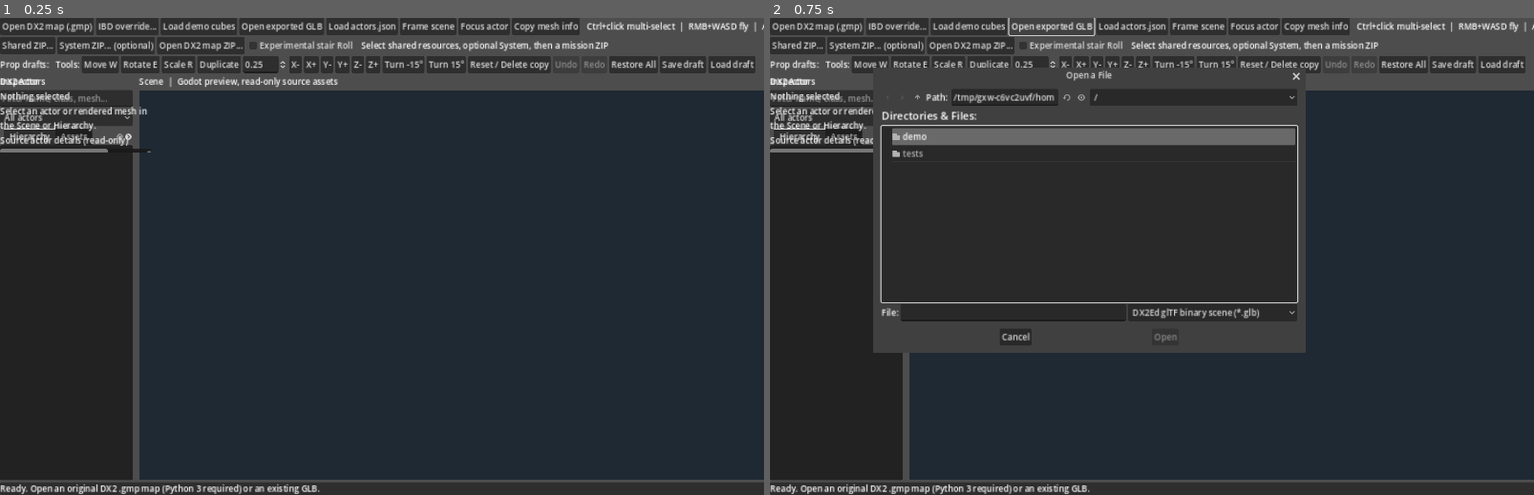
Above: before the commit, frames 1-2 (left to right).
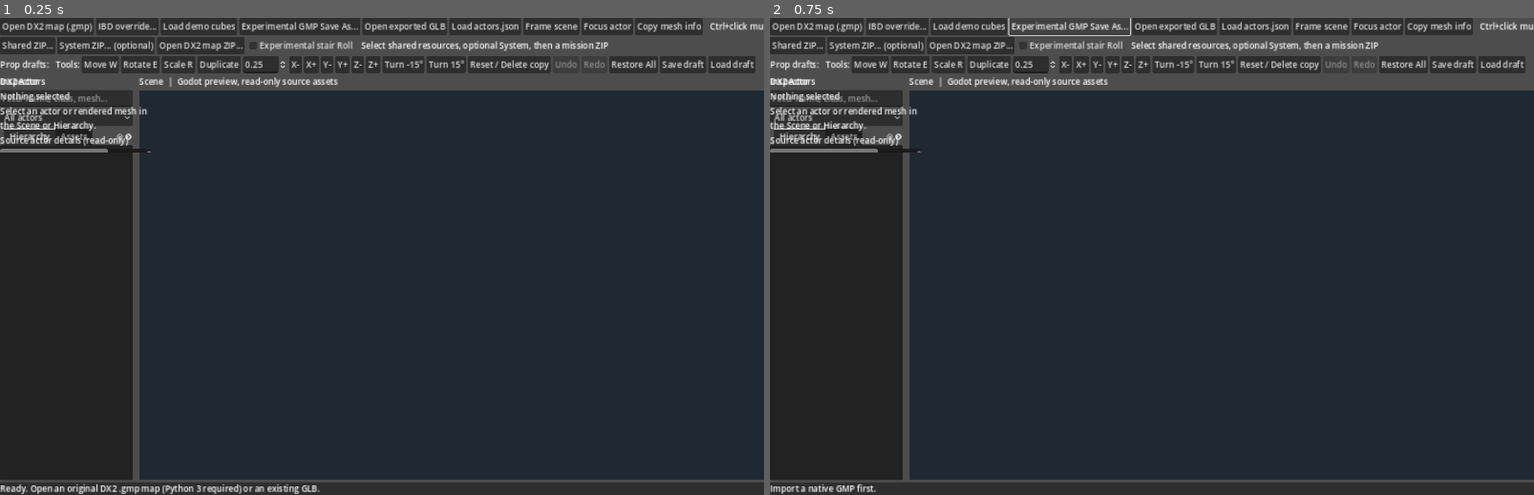
Above: after the commit, the same moments.

Repository: JakX2/Deus-Ex-2-SDK
Game: Godot game, scene res://main.tscn
The game is run twice, just before and just after one commit, with the same random seed, the same clock (stepped at 60 frames per second) and the same inputs.
Inputs (mouse positions are in pixels of both pictures, inside the frame that each line leads up to):
- Up to frame 1 (0.25 s): no input
- Up to frame 2 (0.75 s): click (1067, 27) at 0.5 s, where only the run after the commit has a clickable "Experimental GMP Save As..."

The runs differ from the first frame. In frame 1, 1.0% of the frame differs, in the area x 31-100%, y 0-4%; in frame 2, 12%, in the area x 0-100%, y 0-100%.

Commit message:
Add isolated experimental GMP Save As UI with guarded asynchronous native translation export

Diff:
--- a/native_editor/godot_editor/main.gd
+++ b/native_editor/godot_editor/main.gd
@@ -53,6 +53,9 @@
 var glb_dialog: FileDialog
 var json_dialog: FileDialog
 var gmp_dialog: FileDialog
+var gmp_save_as_dialog: FileDialog
+var native_export_thread: Thread = null
+var native_export_target := ""
 var bundle_dialog: FileDialog
 var club_zip_dialog: FileDialog
 var shared_zip_dialog: FileDialog
@@ -135,6 +138,9 @@
     if build_thread != null:
         build_thread.wait_to_finish()
         build_thread = null
+    if native_export_thread != null:
+        native_export_thread.wait_to_finish()
+        native_export_thread = null
 
 
 func _ready() -> void:
@@ -167,6 +173,11 @@
     demo_btn.text = "Load demo cubes"
     demo_btn.pressed.connect(func(): load_glb(ProjectSettings.globalize_path("res://demo/scene.glb")))
     toolbar.add_child(demo_btn)
+    var save_gmp_btn := Button.new()
+    save_gmp_btn.text = "Experimental GMP Save As..."
+    save_gmp_btn.tooltip_text = "Translation-only existing static mesh actors; separate folder; not game-tested"
+    save_gmp_btn.pressed.connect(_open_native_save_as_dialog)
+    toolbar.add_child(save_gmp_btn)
     var load_btn := Button.new()
     load_btn.text = "Open exported GLB"
     load_btn.pressed.connect(func(): glb_dialog.popup_centered_ratio(0.72))
@@ -597,6 +608,12 @@
     gmp_dialog.filters = PackedStringArray(["*.gmp ; Deus Ex Invisible War map"])
     gmp_dialog.file_selected.connect(_open_gmp_file)
     add_child(gmp_dialog)
+    gmp_save_as_dialog = FileDialog.new()
+    gmp_save_as_dialog.access = FileDialog.ACCESS_FILESYSTEM
+    gmp_save_as_dialog.file_mode = FileDialog.FILE_MODE_SAVE_FILE
+    gmp_save_as_dialog.filters = PackedStringArray(["*.gmp ; Experimental location-only DX2 GMP"])
+    gmp_save_as_dialog.file_selected.connect(_export_native_gmp_copy)
+    add_child(gmp_save_as_dialog)
     bundle_dialog = FileDialog.new()
     bundle_dialog.access = FileDialog.ACCESS_FILESYSTEM
     bundle_dialog.file_mode = FileDialog.FILE_MODE_OPEN_FILE
@@ -2714,6 +2731,85 @@
         Vector3(safe[9], safe[10], safe[11])
     )
 
+func _open_native_save_as_dialog() -> void:
+    if scene_root == null or current_folder.is_empty():
+        status_label.text = "Import a native GMP first."
+        return
+    if last_gmp_path.is_empty() or not FileAccess.file_exists(last_gmp_path):
+        status_label.text = "Cannot export: no original GMP source selected."
+        return
+    if current_source_map_name.to_lower() != last_gmp_path.get_file().to_lower():
+        status_label.text = "Current scene does not match the previously imported GMP."
+        return
+    if native_export_thread != null:
+        status_label.text = "A GMP export is already running."
+        return
+    gmp_save_as_dialog.current_file = last_gmp_path.get_file()
+    gmp_save_as_dialog.popup_centered_ratio(0.75)
+
+
+func _export_native_gmp_copy(destination: String) -> void:
+    if native_export_thread != null or scene_root == null:
+        return
+    if current_source_map_name.to_lower() != last_gmp_path.get_file().to_lower():
+        status_label.text = "Native save cancelled: source map changed."
+        return
+    var script := ProjectSettings.globalize_path("res://backend/dx2_native_save_as.py")
+    var actors_path := current_folder.path_join("actors.json")
+    if not FileAccess.file_exists(script) or not FileAccess.file_exists(actors_path):
+        status_label.text = "Native GMP writer or original actor metadata is unavailable."
+        return
+    _finish_gizmo_drag()
+    _save_prop_draft()
+    var draft_path := _draft_file_path()
+    if draft_path.is_empty() or not FileAccess.file_exists(draft_path):
+        status_label.text = "Cannot export: draft could not be saved."
+        return
+    native_export_target = destination
+    native_export_thread = Thread.new()
+    var started := native_export_thread.start(_run_native_export.bind(
+        script, last_gmp_path, actors_path, draft_path, destination
+    ))
+    if started != OK:
+        native_export_thread = null
+        native_export_target = ""
+        status_label.text = "Could not start GMP Save As worker."
+        return
+    status_label.text = "Validating edited actor locations and writing an isolated GMP copy..."
+
+
+func _run_native_export(script: String, source: String, actors_path: String, draft: String, output: String) -> void:
+    var args := PackedStringArray([
+        script, "--source", source, "--actors", actors_path,
+        "--draft", draft, "--output", output
+    ])
+    var stdout: Array = []
+    var status := OS.execute("python", args, stdout, true)
+    if status == -1:
+        var launcher := PackedStringArray(["-3"])
+        launcher.append_array(args)
+        stdout.clear()
+        status = OS.execute("py", launcher, stdout, true)
+    call_deferred("_native_export_finished", status, "\n".join(stdout))
+
+
+func _native_export_finished(code: int, output: String) -> void:
+    if native_export_thread != null:
+        native_export_thread.wait_to_finish()
+        native_export_thread = null
+    native_export_target = ""
+    var result: Variant = null
+    for line in output.strip_edges().split("\n"):
+        var item: Variant = JSON.parse_string(line.strip_edges())
+        if typeof(item) == TYPE_DICTIONARY and item.has("status"):
+            result = item
+    if code == 0 and typeof(result) == TYPE_DICTIONARY and result.get("status") == "written-unverified":
+        status_label.text = "EXPERIMENTAL GMP copy saved: " + str(result.get("output", "")) + " | Existing actor translation ONLY. Not verified in game."
+        return
+    var reason := str(result.get("message", "Check Python, map file and editor draft.")) if typeof(result) == TYPE_DICTIONARY else output.strip_edges().substr(0, 250)
+    status_label.text = "Native GMP Save As refused: " + reason
+
+
 func _save_prop_draft() -> void:
     var path := _draft_file_path()
     if path.is_empty() or scene_root == null:
